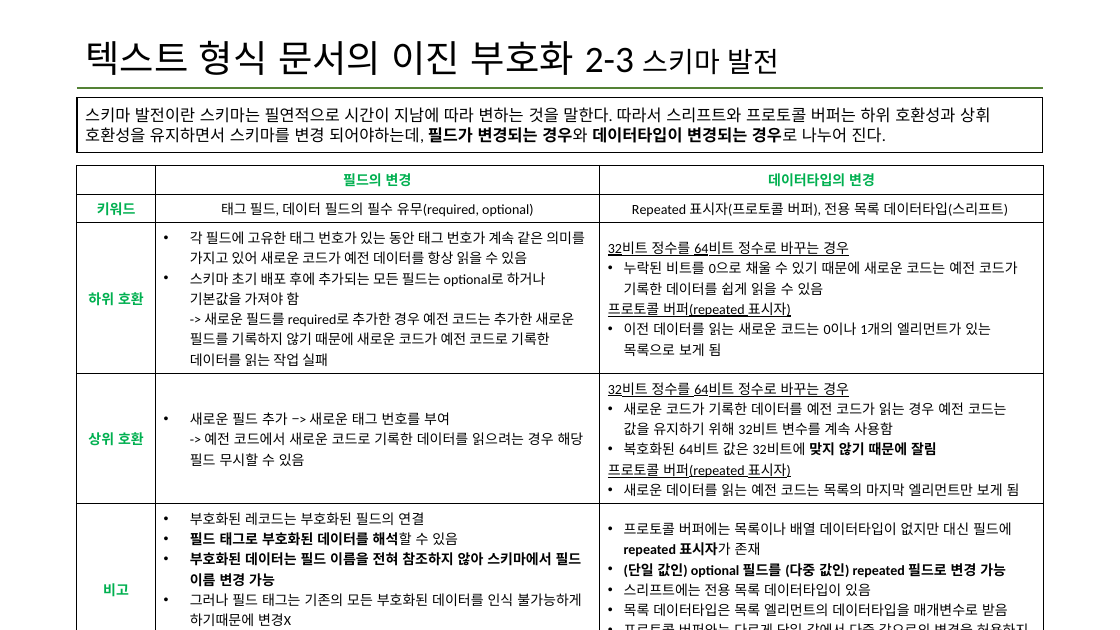
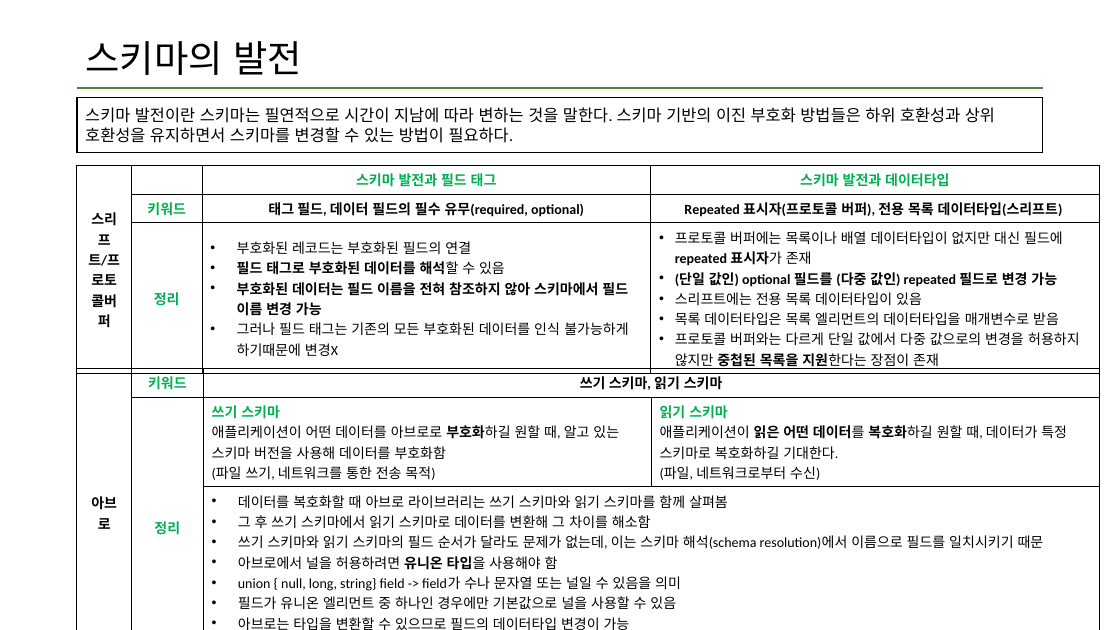
Before and after one commit to data-system-wiki/designing-data-intensive-applications, a slide deck: slide 10 of resources/chapter 4 summary.pptx (slide 8 before the commit). Drawn at 1120x630 pixels with LibreOffice and Linux fonts; fonts in the diff are those of the drawing. Boxes give left, top, right and bottom in pixels: in the first picture for what was removed or moved away, otherwise in the second. Text is boxed around its words. In the diff, an @@ line names an element or a change of style, - is before the commit and + after.

Commit message:
4장 3차 업데이트

```diff
--- a/resources/chapter 4 summary.pptx
+++ b/resources/chapter 4 summary.pptx
@@ title at <box>85,41,302,75</box>: text changed @@
-텍스트 형식 문서의 이진 부호화 2-3 스키마 발전
+스키마의 발전
@@ text in rectangle at <box>85,107,995,143</box>: text changed @@
-스키마 발전이란 스키마는 필연적으로 시간이 지남에 따라 변하는 것을 말한다. 따라서 스리프트와 프로토콜 버퍼는 하위 호환성과 상휘 호환성을 유지하면서 스키마를 변경 되어야하는데, 필드가 변경되는 경우와 데이터타입이 변경되는 경우로 나누어 진다.
+스키마 발전이란 스키마는 필연적으로 시간이 지남에 따라 변하는 것을 말한다. 스키마 기반의 이진 부호화 방법들은 하위 호환성과 상위 호환성을 유지하면서 스키마를 변경할 수 있는 방법이 필요하다.
@@ table at <box>77,166,1100,394</box> @@
- | 필드의 변경 | 데이터타입의 변경
-키워드 | 태그 필드, 데이터 필드의 필수 유무(required, optional) | Repeated 표시자(프로토콜 버퍼), 전용 목록 데이터타입(스리프트)
-하위 호환 | 각 필드에 고유한 태그 번호가 있는 동안 태그 번호가 계속 같은 의미를 가지고 있어 새로운 코드가 예전 데이터를 항상 읽을 수 있음 / 스키마 초기 배포 후에 추가되는 모든 필드는 optional로 하거나 기본값을 가져야 함 -> 새로운 필드를 required로 추가한 경우 예전 코드는 추가한 새로운 필드를 기록하지 않기 때문에 새로운 코드가 예전 코드로 기록한 데이터를 읽는 작업 실패 | 32비트 정수를 64비트 정수로 바꾸는 경우 / 누락된 비트를 0으로 채울 수 있기 때문에 새로운 코드는 예전 코드가 기록한 데이터를 쉽게 읽을 수 있음 / 프로토콜 버퍼(repeated 표시자) / 이전 데이터를 읽는 새로운 코드는 0이나 1개의 엘리먼트가 있는 목록으로 보게 됨
-상위 호환 | 새로운 필드 추가 –> 새로운 태그 번호를 부여 -> 예전 코드에서 새로운 코드로 기록한 데이터를 읽으려는 경우 해당 필드 무시할 수 있음 | 32비트 정수를 64비트 정수로 바꾸는 경우 / 새로운 코드가 기록한 데이터를 예전 코드가 읽는 경우 예전 코드는 값을 유지하기 위해 32비트 변수를 계속 사용함 / 복호화된 64비트 값은 32비트에 맞지 않기 때문에 잘림 / 프로토콜 버퍼(repeated 표시자) / 새로운 데이터를 읽는 예전 코드는 목록의 마지막 엘리먼트만 보게 됨
-비고 | 부호화된 레코드는 부호화된 필드의 연결 / 필드 태그로 부호화된 데이터를 해석할 수 있음 / 부호화된 데이터는 필드 이름을 전혀 참조하지 않아 스키마에서 필드 이름 변경 가능 / 그러나 필드 태그는 기존의 모든 부호화된 데이터를 인식 불가능하게 하기때문에 변경X / 필드를 삭제하는 경우는 Optional 필드만 삭제할 수 있고, 같은 태그 번호는 절대 다시 사용할 수 없다 | 프로토콜 버퍼에는 목록이나 배열 데이터타입이 없지만 대신 필드에 repeated 표시자가 존재 / (단일 값인) optional 필드를 (다중 값인) repeated 필드로 변경 가능 / 스리프트에는 전용 목록 데이터타입이 있음 / 목록 데이터타입은 목록 엘리먼트의 데이터타입을 매개변수로 받음 / 프로토콜 버퍼와는 다르게 단일 값에서 다중 값으로의 변경을 허용하지 않지만 중첩된 목록을 지원한다는 장점이 존재
+스리프트/프로토콜버퍼 |  | 스키마 발전과 필드 태그 | 스키마 발전과 데이터타입
+ | 키워드 | 태그 필드, 데이터 필드의 필수 유무(required, optional) | Repeated 표시자(프로토콜 버퍼), 전용 목록 데이터타입(스리프트)
+ | 정리 | 부호화된 레코드는 부호화된 필드의 연결 / 필드 태그로 부호화된 데이터를 해석할 수 있음 / 부호화된 데이터는 필드 이름을 전혀 참조하지 않아 스키마에서 필드 이름 변경 가능 / 그러나 필드 태그는 기존의 모든 부호화된 데이터를 인식 불가능하게 하기때문에 변경X | 프로토콜 버퍼에는 목록이나 배열 데이터타입이 없지만 대신 필드에 repeated 표시자가 존재 / (단일 값인) optional 필드를 (다중 값인) repeated 필드로 변경 가능 / 스리프트에는 전용 목록 데이터타입이 있음 / 목록 데이터타입은 목록 엘리먼트의 데이터타입을 매개변수로 받음 / 프로토콜 버퍼와는 다르게 단일 값에서 다중 값으로의 변경을 허용하지 않지만 중첩된 목록을 지원한다는 장점이 존재
@@ table: place and size @@
-table at <box>77,166,1044,630</box>
+table at <box>77,166,1100,394</box>
@@ table added at <box>77,368,1100,630</box>, 3 rows, 4 columns @@
+아브로 | 키워드 | 쓰기 스키마, 읽기 스키마 | 
+ | 정리 | 쓰기 스키마 / 애플리케이션이 어떤 데이터를 아브로로 부호화하길 원할 때, 알고 있는 스키마 버전을 사용해 데이터를 부호화함 (파일 쓰기, 네트워크를 통한 전송 목적) | 읽기 스키마 / 애플리케이션이 읽은 어떤 데이터를 복호화하길 원할 때, 데이터가 특정 스키마로 복호화하길 기대한다. (파일, 네트워크로부터 수신)
+ |  | 데이터를 복호화할 때 아브로 라이브러리는 쓰기 스키마와 읽기 스키마를 함께 살펴봄 / 그 후 쓰기 스키마에서 읽기 스키마로 데이터를 변환해 그 차이를 해소함 / 쓰기 스키마와 읽기 스키마의 필드 순서가 달라도 문제가 없는데, 이는 스키마 해석(schema resolution)에서 이름으로 필드를 일치시키기 때문 / 아브로에서 널을 허용하려면 유니온 타입을 사용해야 함 / union { null, long, string} field -> field가 수나 문자열 또는 널일 수 있음을 의미 / 필드가 유니온 엘리먼트 중 하나인 경우에만 기본값으로 널을 사용할 수 있음 / 아브로는 타입을 변환할 수 있으므로 필드의 데이터타입 변경이 가능 / 읽기 스키마는 필드 이름의 별칭을 포함할 수 있어, 별칭에 예전 쓰기 스키마 필드 이름을 매치할 수 있음 | 
```
Also in this commit, not shown: 7 other slides changed, 2 slides added, 2 slides removed.
